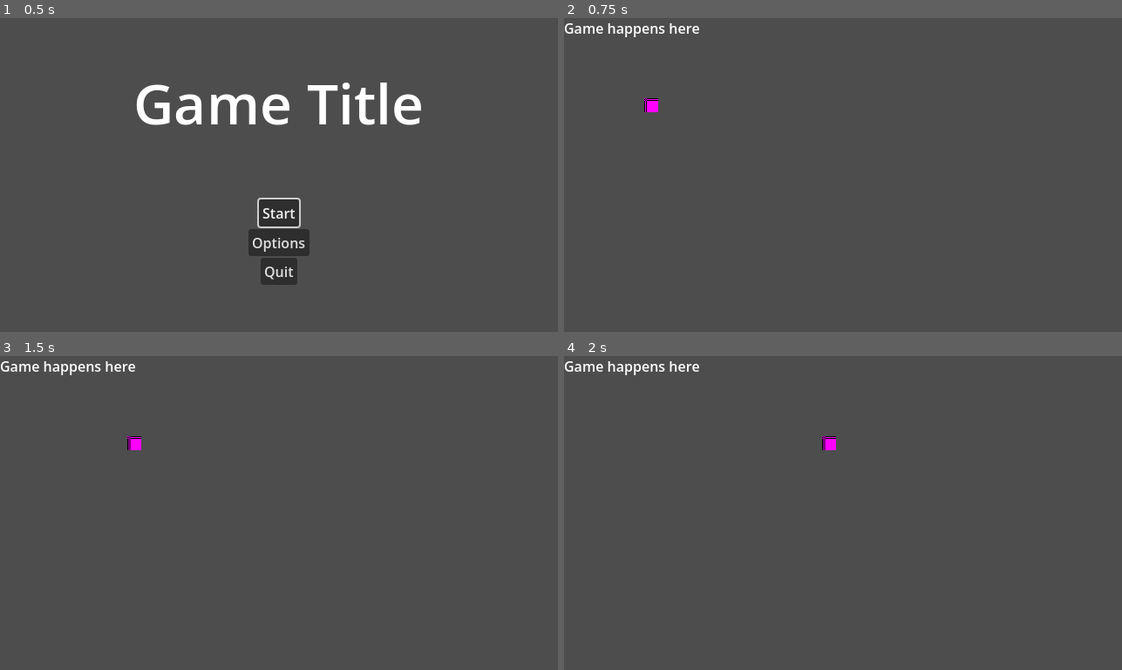
Above: before the commit, frames 1-4 (two rows, left to right).
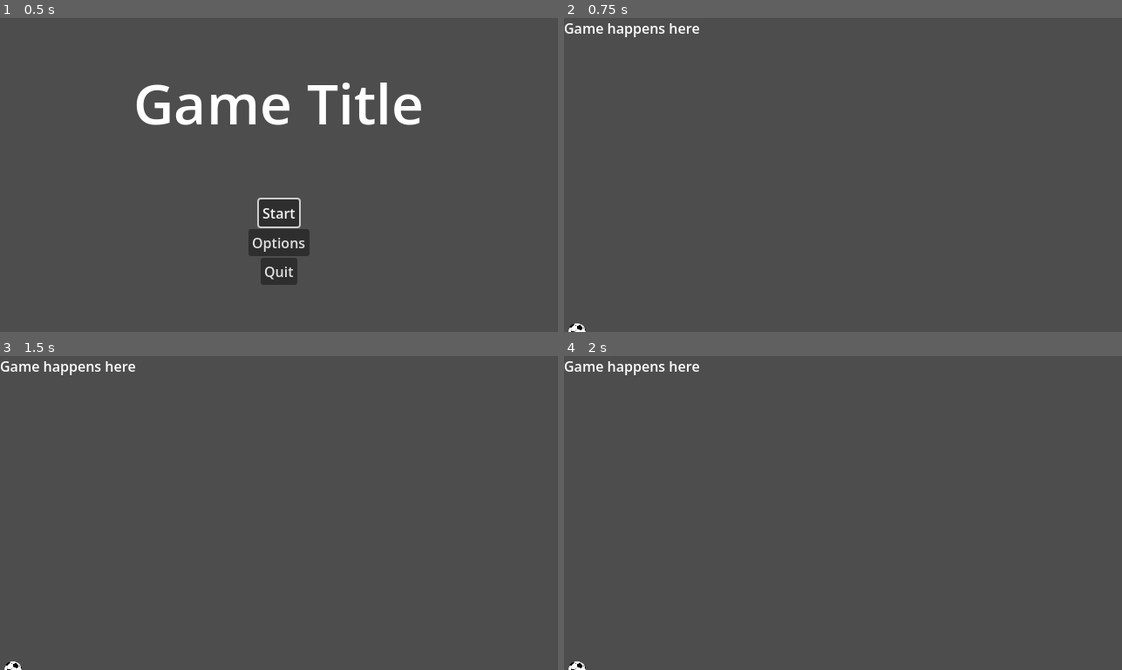
Above: after the commit, the same moments.

Repository: hunttis/ld-60
Game: Godot game, scene res://assets/scenes/master.tscn
The game is run twice, just before and just after one commit, with the same random seed, the same clock (stepped at 60 frames per second) and the same inputs.
Inputs:
- Up to frame 1 (0.5 s): no input
- Up to frame 2 (0.75 s): click "Start" at 0.5 s
- Up to frame 3 (1.5 s): tap Enter at 1.25 s; hold Right (ui_right) from 1.28 s (still down)
- Up to frame 4 (2 s): keep holding Right (ui_right)

Frame 1 is identical in both runs. In frame 2, 0.2% of the frame differs, in the area x 0-17%, y 25-100%; in frame 3, 0.2%; in frame 4, 0.2%.

Commit message:
Add (placeholder) turret

Diff:
--- a/assets/scenes/game.tscn
+++ b/assets/scenes/game.tscn
@@ -1,9 +1,6 @@
 [gd_scene format=3 uid="uid://41ihcei70jgf"]
 
-[ext_resource type="Script" uid="uid://dx87gxngtpab5" path="res://assets/scenes/player.gd" id="1_cb66b"]
-
-[sub_resource type="PlaceholderTexture2D" id="PlaceholderTexture2D_7ngg0"]
-size = Vector2(16, 16)
+[ext_resource type="PackedScene" uid="uid://c4rilst8won7a" path="res://assets/scenes/player/player.tscn" id="1_cb66b"]
 
 [node name="Game" type="Node2D" unique_id=686144590]
 
@@ -12,7 +9,5 @@
 offset_bottom = 23.0
 text = "Game happens here"
 
-[node name="Player" type="Sprite2D" parent="." unique_id=1423219332]
-position = Vector2(100, 100)
-texture = SubResource("PlaceholderTexture2D_7ngg0")
-script = ExtResource("1_cb66b")
+[node name="Player" parent="." unique_id=71792886 instance=ExtResource("1_cb66b")]
+position = Vector2(15, 360)
--- a/assets/scenes/player.gd
+++ /dev/null
@@ -1,32 +0,0 @@
-extends Sprite2D
-
-@export var acceleration: float = 100
-@export var deceleration: float = 10
-@export var max_speed: Vector2 = Vector2(5, 5)
-var speed: Vector2 = Vector2.ZERO
-
-func _process(delta: float) -> void:
-
-	if Input.is_action_pressed("ui_up"):
-		speed = speed + Vector2.UP * delta * acceleration
-	elif Input.is_action_pressed("ui_down"):
-		speed = speed + Vector2.DOWN * delta * acceleration
-
-	if Input.is_action_pressed("ui_left"):
-		speed = speed + Vector2.LEFT * delta * acceleration
-	if Input.is_action_pressed("ui_right"):
-		speed = speed + Vector2.RIGHT * delta * acceleration
-
-	print("Speed: ", speed, " - Delta: ", delta)
-
-	speed.x = clamp(speed.x, -max_speed.x, max_speed.x)
-	speed.y = clamp(speed.y, -max_speed.y, max_speed.y)
-
-	position = position + speed
-	speed = speed.move_toward(Vector2.ZERO, deceleration * delta)
-
-	if position.x < 8 || position.x > get_window().size.x - 8:
-		speed.x = 0
-
-	if position.y < 8 || position.y > get_window().size.y - 8:
-		speed.y = 0
--- /dev/null
+++ b/assets/scenes/player/cannon.gd
@@ -0,0 +1 @@
+extends Sprite2D
--- /dev/null
+++ b/assets/scenes/player/player.gd
@@ -0,0 +1,8 @@
+extends Node2D
+
+@export var start_health: float = 1000
+
+@onready var health: float = start_health
+
+func _process(_delta: float) -> void:
+  pass
--- /dev/null
+++ b/assets/scenes/player/player.tscn
@@ -0,0 +1,22 @@
+[gd_scene format=3 uid="uid://c4rilst8won7a"]
+
+[ext_resource type="Script" uid="uid://dx87gxngtpab5" path="res://assets/scenes/player/player.gd" id="1_xo733"]
+[ext_resource type="Texture2D" uid="uid://doxudb6mfxy64" path="res://assets/scenes/player/ball.png" id="3_wg42c"]
+[ext_resource type="Script" uid="uid://bc7tqt5pnnxgt" path="res://assets/scenes/player/cannon.gd" id="3_xvhxs"]
+
+[sub_resource type="CircleShape2D" id="CircleShape2D_nujxl"]
+
+[node name="Player" type="Node2D" unique_id=71792886]
+script = ExtResource("1_xo733")
+
+[node name="Turret" type="CharacterBody2D" parent="." unique_id=172730319]
+
+[node name="TurretCollisionShape" type="CollisionShape2D" parent="Turret" unique_id=1492193517]
+shape = SubResource("CircleShape2D_nujxl")
+
+[node name="TurretSprite" type="Sprite2D" parent="Turret" unique_id=2117592106]
+scale = Vector2(0.085, 0.085)
+texture = ExtResource("3_wg42c")
+
+[node name="Cannon" type="Sprite2D" parent="." unique_id=1842269689]
+script = ExtResource("3_xvhxs")
Binary file added: assets/scenes/player/ball.png
Not shown, added: assets/scenes/player/ball.png.import
Not shown, added: assets/scenes/player/cannon.gd.uid
Renamed: assets/scenes/player.gd.uid -> assets/scenes/player/player.gd.uid
